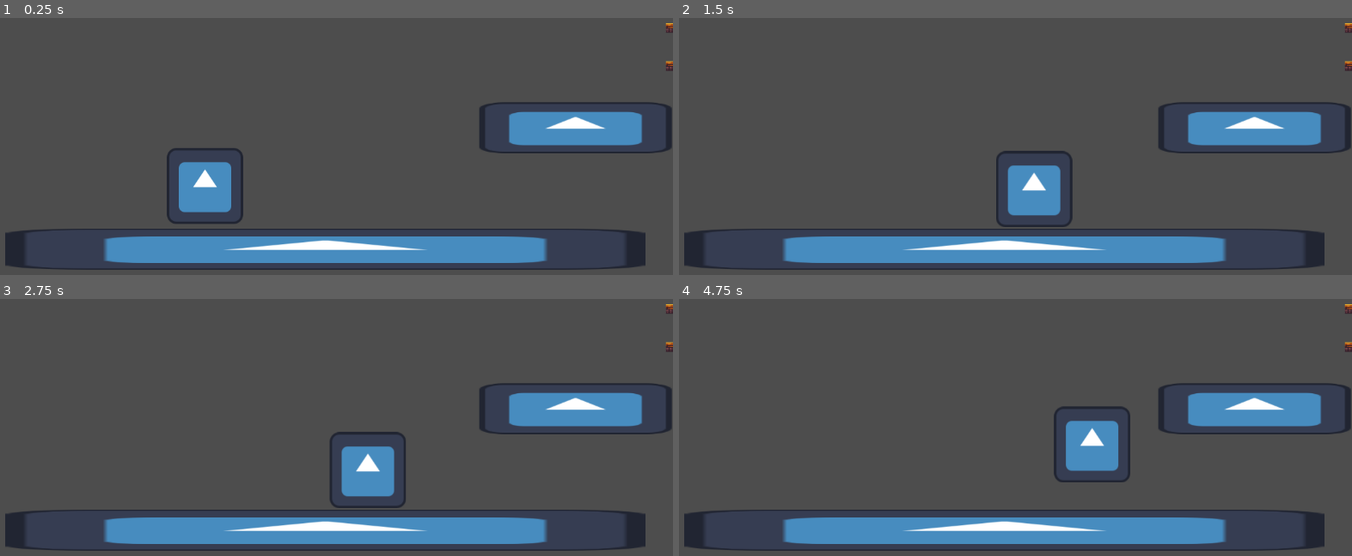
Above: before the commit, frames 1-4 (two rows, left to right).
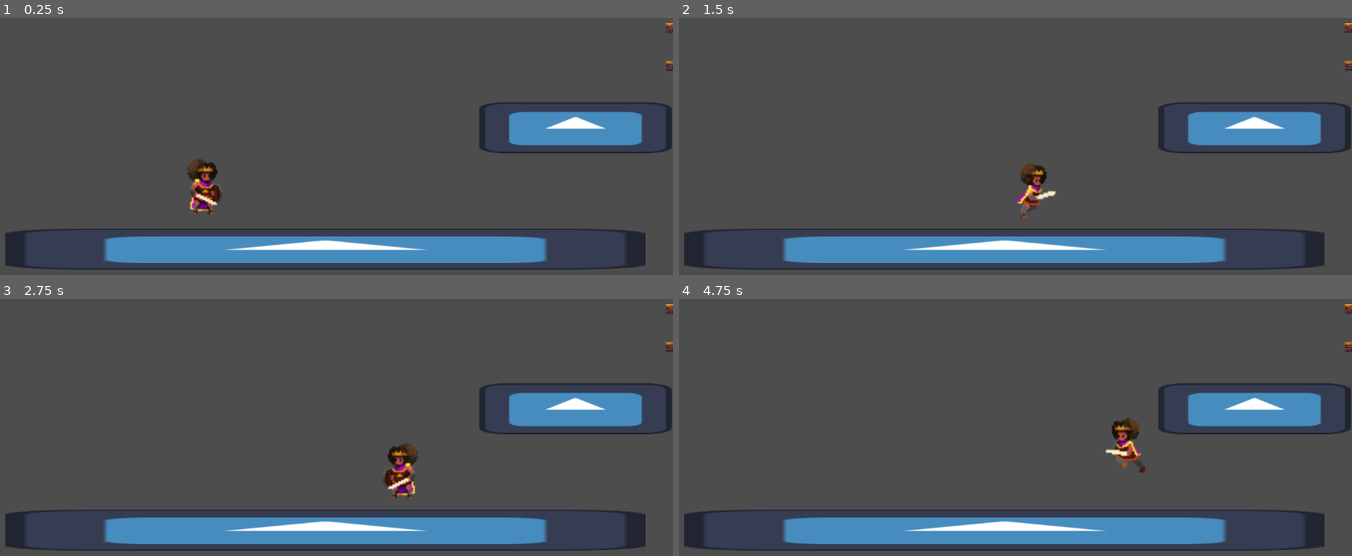
Above: after the commit, the same moments.

Repository: The-E21/TempleExploreDurhack24
Game: Godot game, scene res://Scenes/temple_scene.tscn
Same seed, same stepped clock (60 frames per second), same inputs: the game is played once before the commit and once after it. The engine's default icon, where the game draws it, is replaced by a stand-in: a white triangle on a blue panel in a dark square.
Inputs:
- Up to frame 1 (0.25 s): no input
- Up to frame 2 (1.5 s): hold Right (ui_right) from 0.53 s (still down); tap Space (jump) at 0.77 s
- Up to frame 3 (2.75 s): tap Space (jump) at 1.52 s; release Right (ui_right) at 2.03 s; hold Left (ui_left) from 2.03 s (still down)
- Up to frame 4 (4.75 s): release Left (ui_left) at 2.78 s; hold Right (ui_right) 2.78-4.28 s; tap Space (jump) at 3.02, 3.77, 4.52 s; hold Left (ui_left) from 4.28 s (still down)

The runs differ from the first frame. In frame 1, 2.0% of the frame differs, in the area x 24-37%, y 50-80%; in frame 2, 2.0%; in frame 3, 2.5%, in the area x 49-63%, y 51-82%; in frame 4, 2.5%.

Commit message:
Added charachter animation

Diff:
--- a/Scenes/player.tscn
+++ b/Scenes/player.tscn
@@ -1,11 +1,134 @@
-[gd_scene load_steps=4 format=3 uid="uid://cmvm3tmon2yir"]
+[gd_scene load_steps=20 format=3 uid="uid://cmvm3tmon2yir"]
 
-[ext_resource type="Texture2D" uid="uid://cmjfqsloifams" path="res://Assets/icon.svg" id="1_2eu8h"]
 [ext_resource type="Script" path="res://Scripts/playerscript.gd" id="1_dv0df"]
+[ext_resource type="Texture2D" uid="uid://bn26yywg2oykc" path="res://Assets/Legacy_Adventure_Pack_TEMPLE/Final/Character/Character_Sprite_Sheet.png" id="2_am2xj"]
 
 [sub_resource type="CapsuleShape2D" id="CapsuleShape2D_ix1y5"]
 radius = 60.0
 height = 120.0
+
+[sub_resource type="AtlasTexture" id="AtlasTexture_wlirr"]
+atlas = ExtResource("2_am2xj")
+region = Rect2(606, 0, 73, 60)
+
+[sub_resource type="AtlasTexture" id="AtlasTexture_0gcoy"]
+atlas = ExtResource("2_am2xj")
+region = Rect2(686, 0, 73, 60)
+
+[sub_resource type="AtlasTexture" id="AtlasTexture_k3yks"]
+atlas = ExtResource("2_am2xj")
+region = Rect2(766, 0, 73, 60)
+
+[sub_resource type="AtlasTexture" id="AtlasTexture_p8k6n"]
+atlas = ExtResource("2_am2xj")
+region = Rect2(846, 0, 73, 60)
+
+[sub_resource type="AtlasTexture" id="AtlasTexture_ax12j"]
+atlas = ExtResource("2_am2xj")
+region = Rect2(926, 0, 73, 60)
+
+[sub_resource type="AtlasTexture" id="AtlasTexture_xb0kg"]
+atlas = ExtResource("2_am2xj")
+region = Rect2(1006, 0, 73, 60)
+
+[sub_resource type="AtlasTexture" id="AtlasTexture_ekn2x"]
+atlas = ExtResource("2_am2xj")
+region = Rect2(1086, 0, 73, 60)
+
+[sub_resource type="AtlasTexture" id="AtlasTexture_6svvu"]
+atlas = ExtResource("2_am2xj")
+region = Rect2(1166, 0, 73, 60)
+
+[sub_resource type="AtlasTexture" id="AtlasTexture_d215h"]
+atlas = ExtResource("2_am2xj")
+region = Rect2(1246, 0, 73, 60)
+
+[sub_resource type="AtlasTexture" id="AtlasTexture_l486i"]
+atlas = ExtResource("2_am2xj")
+region = Rect2(1326, 0, 73, 60)
+
+[sub_resource type="AtlasTexture" id="AtlasTexture_dljxl"]
+atlas = ExtResource("2_am2xj")
+region = Rect2(1406, 0, 73, 60)
+
+[sub_resource type="AtlasTexture" id="AtlasTexture_sdvf4"]
+atlas = ExtResource("2_am2xj")
+region = Rect2(1726, 0, 73, 60)
+
+[sub_resource type="AtlasTexture" id="AtlasTexture_6ueo6"]
+atlas = ExtResource("2_am2xj")
+region = Rect2(1806, 0, 73, 60)
+
+[sub_resource type="AtlasTexture" id="AtlasTexture_pk30w"]
+atlas = ExtResource("2_am2xj")
+region = Rect2(1326, 0, 73, 60)
+
+[sub_resource type="AtlasTexture" id="AtlasTexture_61o03"]
+atlas = ExtResource("2_am2xj")
+region = Rect2(1326, 0, 73, 60)
+
+[sub_resource type="SpriteFrames" id="SpriteFrames_8kmgw"]
+animations = [{
+"frames": [{
+"duration": 1.0,
+"texture": SubResource("AtlasTexture_wlirr")
+}, {
+"duration": 1.0,
+"texture": SubResource("AtlasTexture_0gcoy")
+}, {
+"duration": 1.0,
+"texture": SubResource("AtlasTexture_k3yks")
+}, {
+"duration": 1.0,
+"texture": SubResource("AtlasTexture_p8k6n")
+}, {
+"duration": 1.0,
+"texture": SubResource("AtlasTexture_ax12j")
+}, {
+"duration": 1.0,
+"texture": SubResource("AtlasTexture_xb0kg")
+}, {
+"duration": 1.0,
+"texture": SubResource("AtlasTexture_ekn2x")
+}, {
+"duration": 1.0,
+"texture": SubResource("AtlasTexture_6svvu")
+}, {
+"duration": 1.0,
+"texture": SubResource("AtlasTexture_d215h")
+}, {
+"duration": 1.0,
+"texture": SubResource("AtlasTexture_l486i")
+}],
+"loop": true,
+"name": &"run",
+"speed": 7.0
+}, {
+"frames": [{
+"duration": 1.0,
+"texture": SubResource("AtlasTexture_dljxl")
+}, {
+"duration": 1.0,
+"texture": SubResource("AtlasTexture_sdvf4")
+}, {
+"duration": 1.0,
+"texture": SubResource("AtlasTexture_6ueo6")
+}, {
+"duration": 1.0,
+"texture": SubResource("AtlasTexture_pk30w")
+}],
+"loop": true,
+"name": &"runUp",
+"speed": 5.0
+}, {
+"frames": [{
+"duration": 1.0,
+"texture": SubResource("AtlasTexture_61o03")
+}],
+"loop": true,
+"name": &"still",
+"speed": 5.0
+}]
 
 [node name="Player" type="CharacterBody2D"]
 script = ExtResource("1_dv0df")
@@ -21,7 +144,15 @@
 jumpBufferTime = 0.2
 
 [node name="Sprite2D" type="Sprite2D" parent="."]
-texture = ExtResource("1_2eu8h")
 
 [node name="CollisionShape2D" type="CollisionShape2D" parent="."]
 shape = SubResource("CapsuleShape2D_ix1y5")
+
+[node name="AnimatedSprite2D" type="AnimatedSprite2D" parent="."]
+position = Vector2(27, 1)
+scale = Vector2(2.51541, 2.55)
+sprite_frames = SubResource("SpriteFrames_8kmgw")
+animation = &"run"
+frame = 6
+frame_progress = 0.786341
+speed_scale = 2.0
--- a/Scripts/playerscript.gd
+++ b/Scripts/playerscript.gd
@@ -21,6 +21,9 @@
 @export var jumpBufferTime : float
 var jumpBufferTimer : float = -1
 
+#animation
+@onready var animations = $AnimatedSprite2D
+
 func _input(event):
 	if event.is_action_pressed("jump"):
 		jumpDown = true
@@ -37,6 +40,7 @@
 	leftRightAimVelocity = leftRightInput * speed
 	velocity += Vector2((leftRightAimVelocity - velocity.x) * accelerationMultiplier * delta, 0)
 	move_and_slide()
+	updateAnimation()
 
 func manageJump(delta):
 	if(jumpBufferTimer != -1):
@@ -89,3 +93,24 @@
 			if(jumpBufferTimer != -1):
 				jumpPhase = 1
 				jumpTimer = 0
+func updateAnimation():
+	var dir
+	var direction
+	dir = Input.get_axis("ui_left", "ui_right")
+	direction = 'still'
+	if dir == 0 :
+		animations.play('still')
+
+	else:
+		direction  = 'still'
+		if dir < 0:
+			direction = ''
+			animations.flip_h = true
+			animations.play('run')
+		elif dir > 0:
+			direction = ''
+			animations.flip_h = false
+			animations.play('run')
+		elif velocity.y > 0:
+			direction = 'Up'
+			animations.play('runUp')
